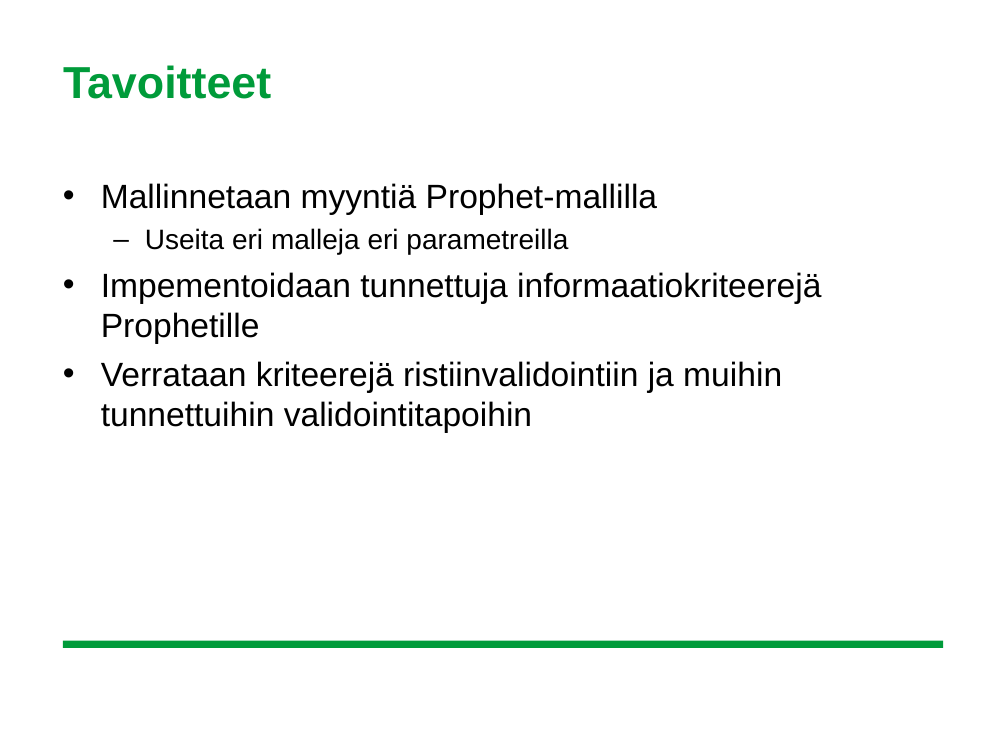
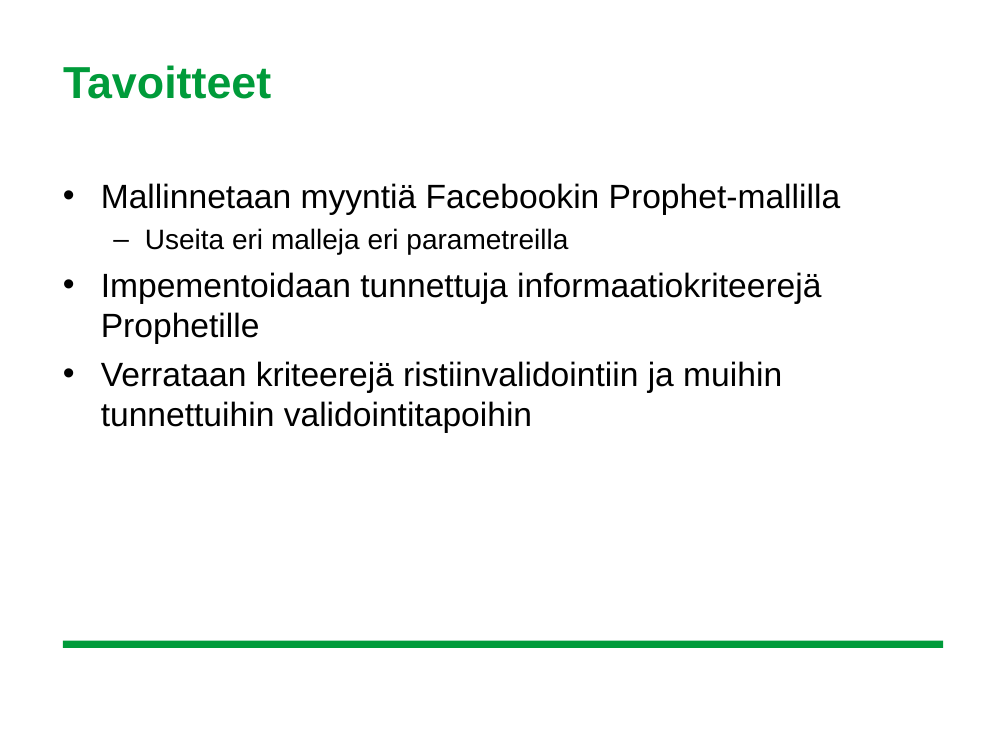
Before and after one commit to leevirontySF/BSC_thesis, a slide deck: slide 5 of aihepresis.ppt (slide 6 before the commit). Drawn at 1008x756 pixels with LibreOffice and Linux fonts; fonts in the diff are those of the drawing; background and template pictures are left out. Boxes give left, top, right and bottom in pixels: in the first picture for what was removed or moved away, otherwise in the second. Text is boxed around its words. In the diff, an @@ line names an element or a change of style, - is before the commit and + after.

```diff
--- a/aihepresis.ppt
+++ b/aihepresis.ppt
@@ text at [101,183,841,215]: text changed @@
-• Mallinnetaan myyntiä Prophet-mallilla
+• Mallinnetaan myyntiä Facebookin Prophet-mallilla
```
Also in this commit, not shown: 4 other slides changed, 3 slides removed.
